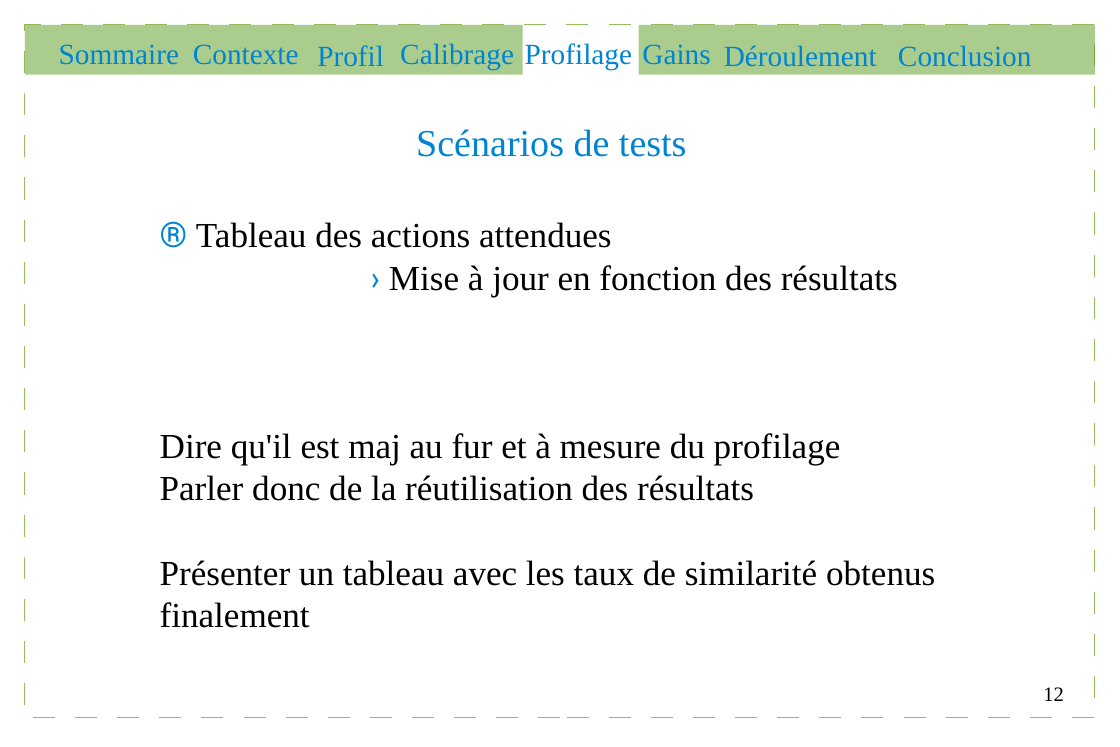
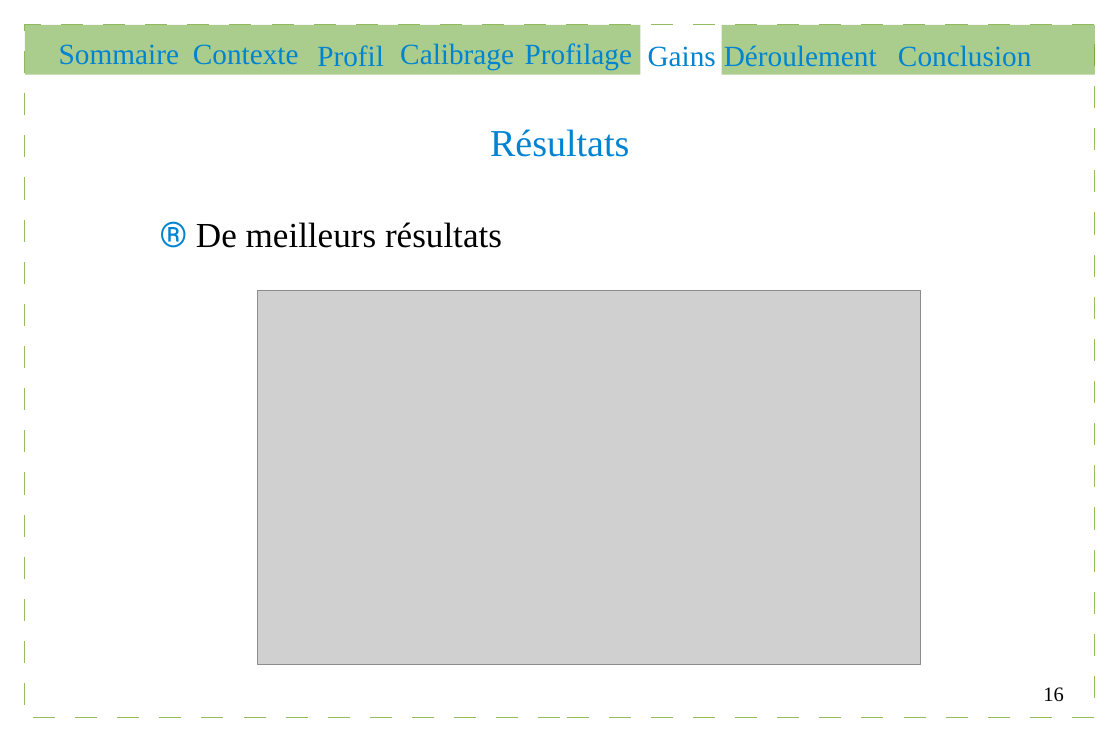
Before and after one commit to Gouga34/TERM1_Poker, a slide deck: slide 16 of Soutenance/presentation.odp (slide 12 before the commit). Drawn at 1120x747 pixels with LibreOffice and Linux fonts; fonts in the diff are those of the drawing; grey boxes stand for pictures. Boxes give left, top, right and bottom in pixels: in the first picture for what was removed or moved away, otherwise in the second. Text is boxed around its words. In the diff, an @@ line names an element or a change of style, - is before the commit and + after.

```diff
--- a/Soutenance/presentation.odp
+++ b/Soutenance/presentation.odp
@@ rectangle: place and size @@
-rectangle at <box>25,25,523,75</box>
+rectangle at <box>25,25,641,75</box>
@@ rectangle: place and size @@
-rectangle at <box>638,25,1095,75</box>
+rectangle at <box>722,25,1095,75</box>
@@ text "Gains": place and size @@
-text "Gains" at <box>642,44,710,65</box>
+text "Gains" at <box>648,46,716,67</box>
@@ text at <box>490,129,629,157</box>: text changed @@
-Scénarios de tests
+Résultats
@@ text at <box>196,222,502,248</box>: text changed @@
-® Tableau des actions attendues
-› Mise à jour en fonction des résultats
-Dire qu'il est maj au fur et à mesure du profilage
-Parler donc de la réutilisation des résultats
-Présenter un tableau avec les taux de similarité obtenus finalement
+® De meilleurs résultats
@@ picture added at <box>257,291,921,664</box> @@
@@ page number at <box>1043,687,1063,702</box>: text changed @@
-12
+16
```
Also in this commit, not shown: 5 other slides changed, 3 slides added, 6 other files.
